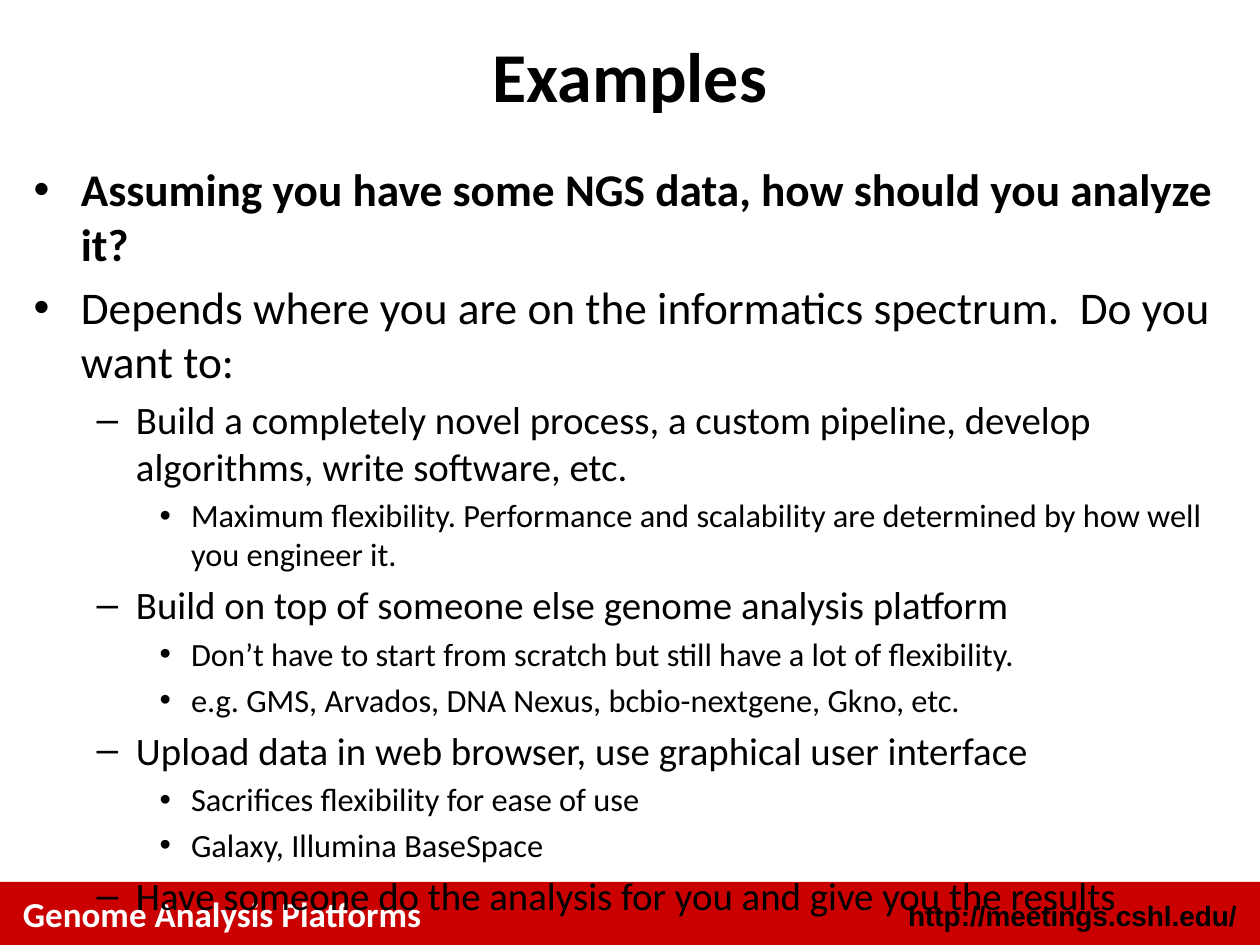
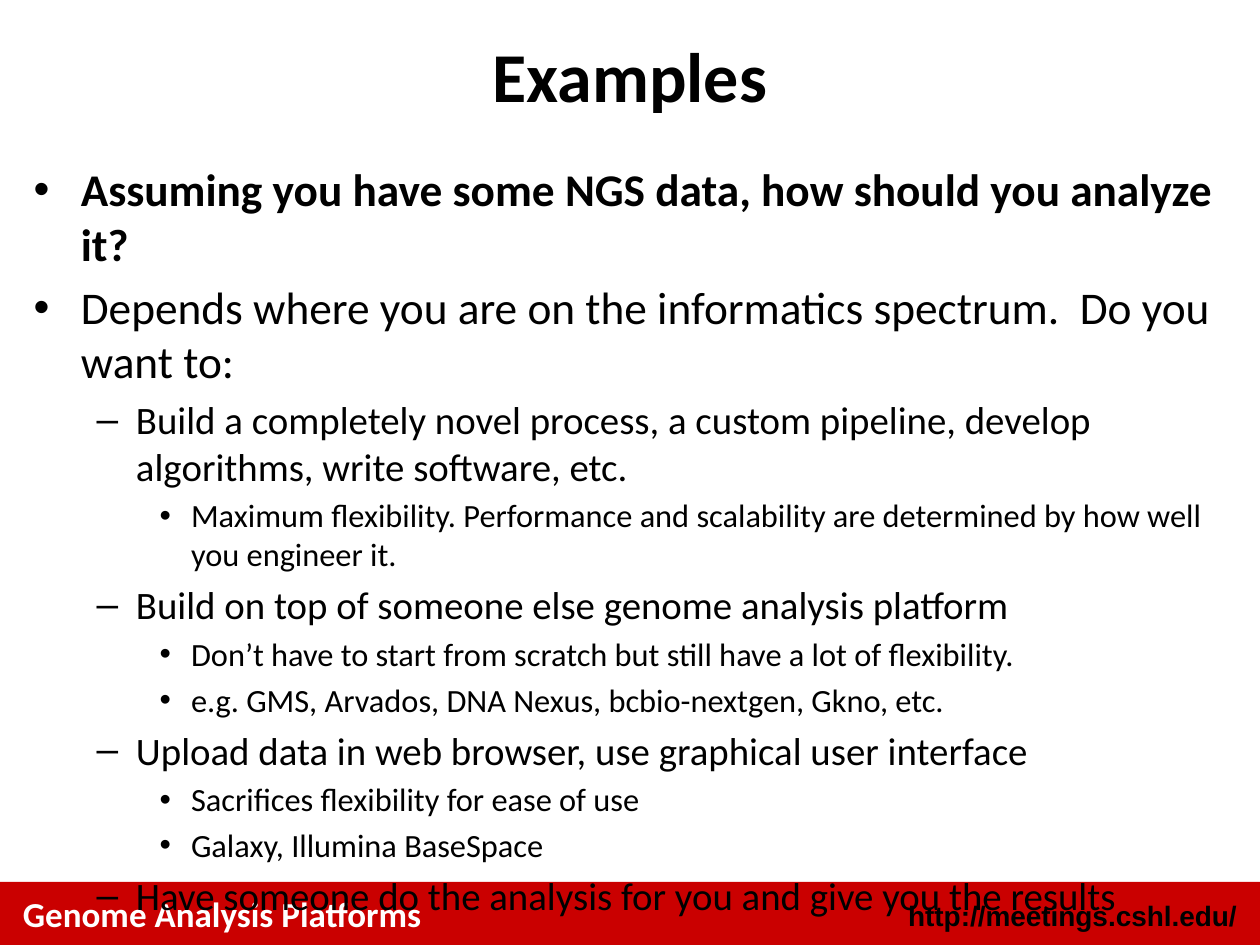
Before and after one commit to griffithlab/rnaseq_tutorial_wiki, a slide deck: slide 12 of LectureFiles/cshl/2014/GenomeAnalysisPlatforms.pptx. Drawn at 1260x945 pixels with LibreOffice and Linux fonts; fonts in the diff are those of the drawing. Boxes give left, top, right and bottom in pixels: in the first picture for what was removed or moved away, otherwise in the second. Text is boxed around its words. In the diff, an @@ line names an element or a change of style, - is before the commit and + after.

Commit message:
update genome analysis platforms lecture

```diff
--- a/LectureFiles/cshl/2014/GenomeAnalysisPlatforms.pptx
+++ b/LectureFiles/cshl/2014/GenomeAnalysisPlatforms.pptx
@@ text at [191, 689, 943, 718]: text changed @@
-    • e.g. GMS, Arvados, DNA Nexus, bcbio-nextgene, Gkno, etc.
+    • e.g. GMS, Arvados, DNA Nexus, bcbio-nextgen, Gkno, etc.
```
